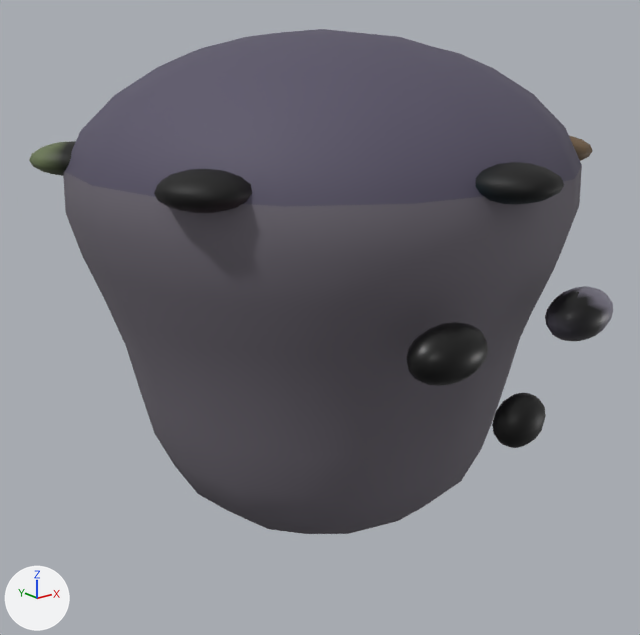
The glTF model public/models/yumemayoinokage.glb, before and after one commit.
Before and after are seen from a camera (50 mm lens) standing at (-0.37, -0.461, 0.387) and looking at (-0.004, -0.002, 0.203). Arrows for +X, +Y and +Z are at lower left; the lights stay in place. The older version comes first. Vertices at exactly the same position are counted once.

The scene before the commit, as lines of its bpy script (objects in view):
```python
me_yumemayoinokage = bpy.data.meshes.new('yumemayoinokage')
me_yumemayoinokage.from_pydata(...)  # 1000 vertices, 1960 faces; spans x -0.163..0.175, y -0.186..0.186, z 0.062..0.393
me_yumemayoinokage.materials.append(mat_yumemayoi_husk)
me_yumemayoinokage.materials.append(mat_yumemayoi_hood)
me_yumemayoinokage.materials.append(mat_yumemayoi_eye_1_0_m)
me_yumemayoinokage.materials.append(mat_yumemayoi_eye1_0_m)
me_yumemayoinokage.materials.append(mat_yumemayoi_mouth_m)
me_yumemayoinokage.materials.append(mat_yumemayoi_frag0_m)
me_yumemayoinokage.materials.append(mat_yumemayoi_frag1_m)
me_yumemayoinokage.materials.append(mat_yumemayoi_frag2_m)
me_yumemayoinokage.materials.append(mat_yumemayoi_frag3_m)
me_yumemayoinokage.materials.append(mat_yumemayoi_frag4_m)
me_yumemayoinokage.materials.append(mat_yumemayoi_frag5_m)
ob_yumemayoinokage = bpy.data.objects.new('yumemayoinokage', me_yumemayoinokage)
ob_yumemayoinokage.location = (0.0, 0.0, 0.0)
```
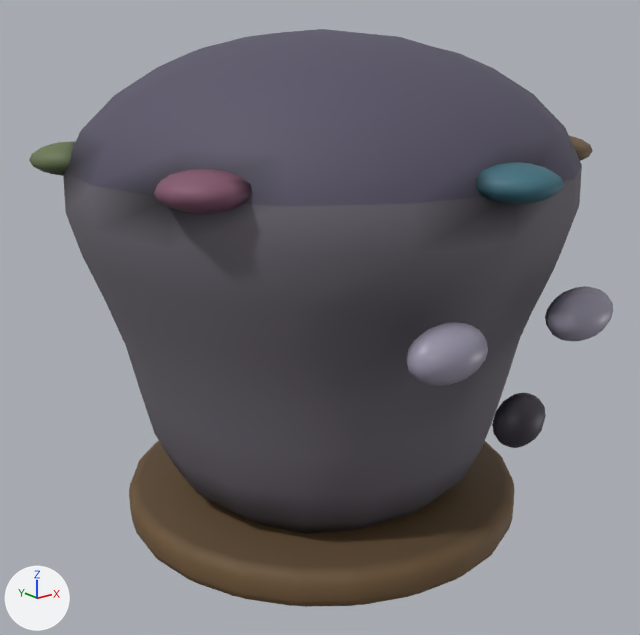
Where the change shows, as pixel boxes [x1, y1, x2, y2] in the pictures (640 x 635 px):
'yumemayoinokage', reshaped (14% taller): before [29, 29, 613, 534]; after [29, 29, 613, 607]
part 1 of me_yumemayoinokage, added (brown): after [129, 441, 515, 607]
part 2 of me_yumemayoinokage, recoloured: [44, 140, 613, 534] in both

Diff of the bpy script that builds the scene:
```diff
--- a/public/models/yumemayoinokage.glb.py
+++ b/public/models/yumemayoinokage.glb.py
@@ mat_yumemayoi_hoop @@
+mat_yumemayoi_hoop = bpy.data.materials.new('yumemayoi_hoop')
+# nodes: BsdfPrincipled, Mix, OutputMaterial, VertexColor
+# colours: brown #705738, mixed with the vertex colours
@@ me_yumemayoinokage @@
 # used by ob_yumemayoinokage; location = (0.0, 0.0, 0.0)
-me_yumemayoinokage.from_pydata(...)  # 1000 vertices, 1960 faces; spans x -0.163..0.175, y -0.186..0.186, z 0.062..0.393
+me_yumemayoinokage.from_pydata(...)  # 1336 vertices, 2628 faces; spans x -0.163..0.175, y -0.186..0.186, z 0.062..0.393
+# me_yumemayoinokage part 1: a new loose piece of 336 vertices spanning x -0.139..0.139, y -0.139..0.139, z 0.062..0.088, in mat_yumemayoi_hoop
+# me_yumemayoinokage part 2: 1661 kept faces spanning x -0.163..0.175, y -0.186..0.186, z 0.062..0.391 get new vertex colours
 me_yumemayoinokage.materials.append(mat_yumemayoi_husk)
@@ me_yumemayoinokage @@
 me_yumemayoinokage.materials.append(mat_yumemayoi_frag5_m)
+me_yumemayoinokage.materials.append(mat_yumemayoi_hoop)
```
